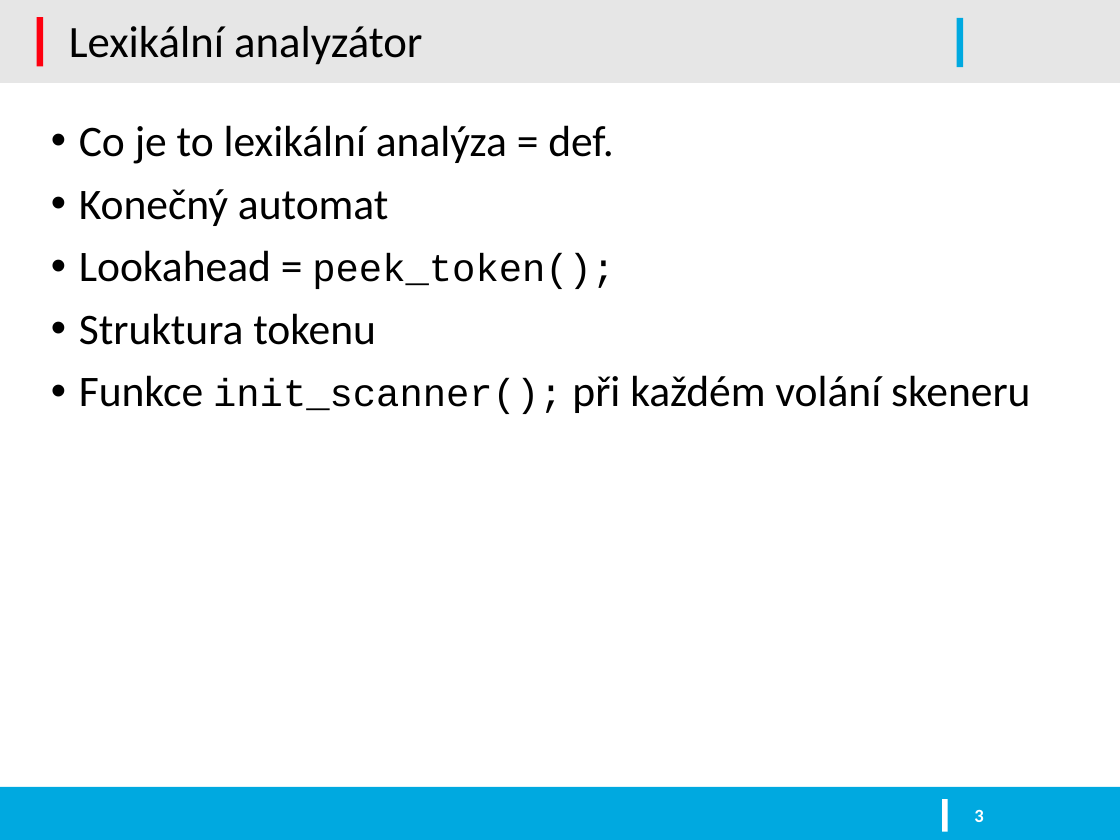
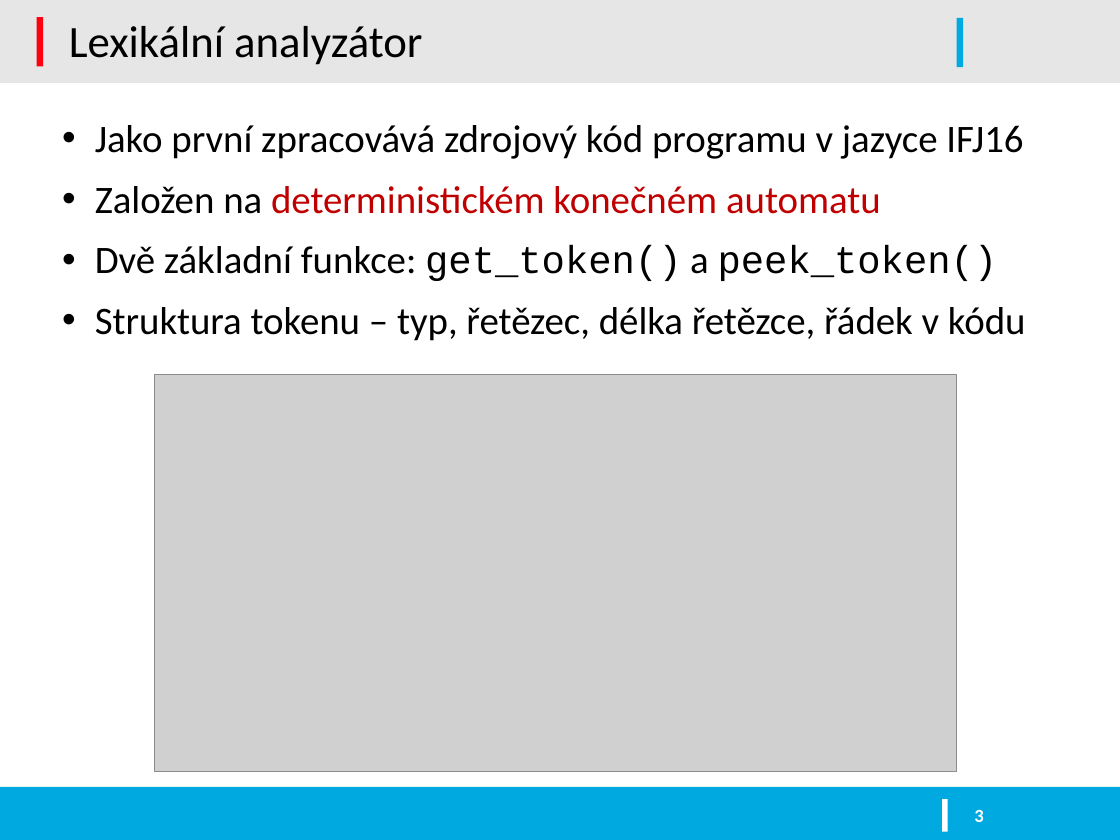
Before and after one commit to kysel/IFJ16, a slide deck: slide 3 of docs/prezentace.pptx. Drawn at 1120x840 pixels with LibreOffice and Linux fonts; fonts in the diff are those of the drawing; grey boxes stand for pictures; background and template pictures are left out. Boxes give left, top, right and bottom in pixels: in the first picture for what was removed or moved away, otherwise in the second. Text is boxed around its words. In the diff, an @@ line names an element or a change of style, - is before the commit and + after.

```diff
--- a/docs/prezentace.pptx
+++ b/docs/prezentace.pptx
@@ text at (x1=95, y1=125, x2=1026, y2=341): text changed; size 28 to 25 pt @@
-• Co je to lexikální analýza = def.
-• Konečný automat
-• Lookahead = peek_token();
-• Struktura tokenu
-• Funkce init_scanner(); při každém volání skeneru
+• Jako první zpracovává zdrojový kód programu v jazyce IFJ16
+• Založen na deterministickém konečném automatu
+• Dvě základní funkce: get_token() a peek_token()
+• Struktura tokenu – typ, řetězec, délka řetězce, řádek v kódu
@@ picture added at (x1=155, y1=375, x2=956, y2=772) @@
```
Also in this commit, not shown: 10 other slides changed, 1 slide added, 2 slides removed, 1 other file.
